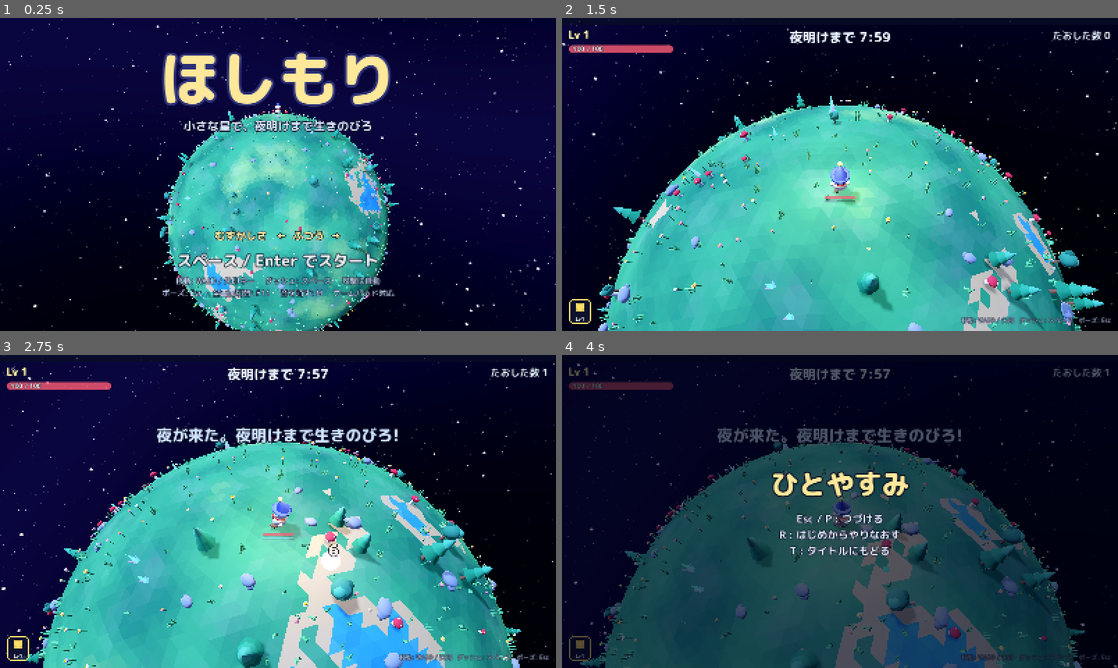
Above: before the commit, frames 1-4 (two rows, left to right).
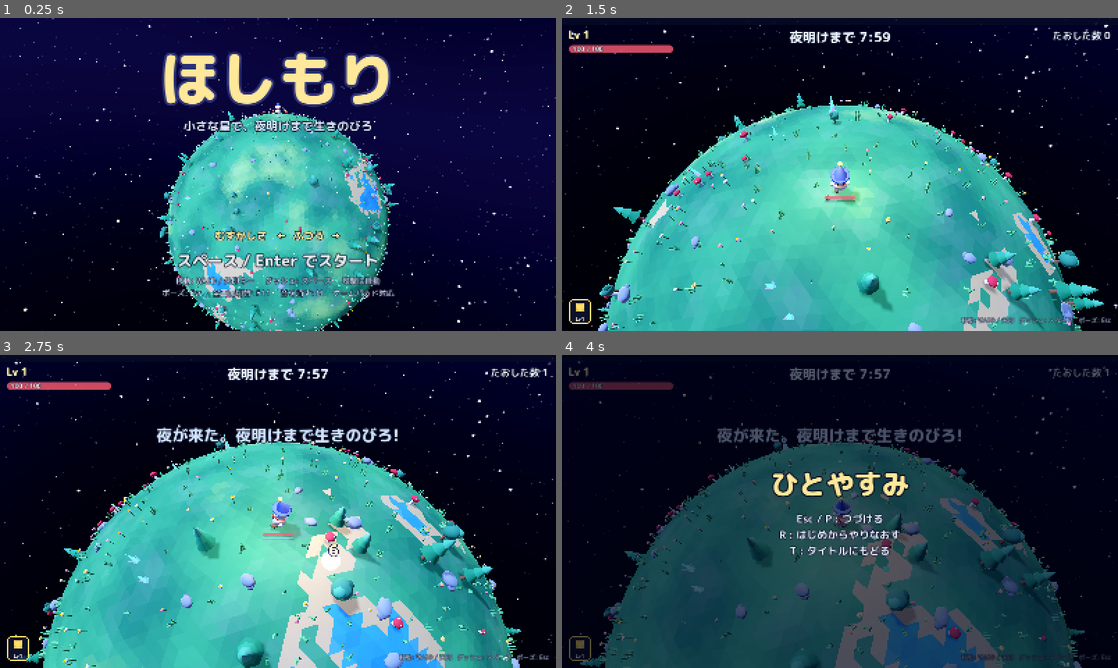
Above: after the commit, the same moments.

Repository: mujurin1/hoshimori
Game: Godot game, scene res://main.tscn
The game is run twice, just before and just after one commit, with the same random seed, the same clock (stepped at 60 frames per second) and the same inputs.
Inputs (mouse positions are in pixels of both pictures, inside the frame that each line leads up to):
- Up to frame 1 (0.25 s): no input
- Up to frame 2 (1.5 s): tap Enter at 0.5, 1.35 s; move the mouse to (962, 158) at 0.52 s; hold D 0.53-1.28 s; tap M at 0.6 s; click (962, 158) at 0.67 s; tap Space at 0.77 s; move the mouse to (728, 190) at 1.27 s; hold S from 1.28 s (still down)
- Up to frame 3 (2.75 s): tap Space at 1.52 s; move the mouse to (333, 442) at 2.02 s; release S at 2.03 s; hold D from 2.03 s (still down); tap Keypad Enter at 2.1 s
- Up to frame 4 (4 s): move the mouse to (812, 574) at 2.77 s; release D at 2.78 s; hold W 2.78-3.53 s; tap P at 2.85 s; click (812, 574) at 2.92 s; tap Space at 3.02, 3.5, 3.77 s; move the mouse to (1006, 558) at 3.52 s; hold A from 3.53 s (still down); tap Shift at 3.6 s

The runs differ from the first frame. In frame 1, 1.2% of the frame differs, in the area x 0-100%, y 0-100%; in frame 2, 3.8%; in frame 3, 22%; in frame 4, 0.4%.

Commit message:
星空の流れを遅くする
星空をカメラの回転に 75% ついて来させ、画面上で流れる速さを 4 分の 1 にした。宇宙に固定したままだと、走るたびに速く流れて目が疲れる

Co-Authored-By: Claude Fable 5.2 <noreply@anthropic.com>

Diff:
--- a/game/scripts/world.gd
+++ b/game/scripts/world.gd
@@ -3,12 +3,17 @@
 ## 惑星・空・光。ゲームの舞台そのもの。
 
 const R := 20.0
+# 星空がカメラの回転について来る割合。0 で宇宙に固定（走ると速く流れて目が疲れる）、1 で画面に貼り付く（走っている感じが無くなる）
+const SKY_FOLLOW := 0.75
 
 var env: Environment
 var sky_mat: ShaderMaterial
 var light: DirectionalLight3D
 var rng := RandomNumberGenerator.new()
 var dawn := 0.0
+var _sky_q := Quaternion.IDENTITY
+var _frame_q := Quaternion.IDENTITY
+var _frame_ready := false
 
 
 var compat := false
@@ -76,6 +81,15 @@
 	var ld := (-up * 1.0 + right * 0.5 - fwd * 0.35).normalized()
 	light.global_transform = Transform3D(Basis.looking_at(ld, fwd), Vector3.ZERO)
 	sky_mat.set_shader_parameter("glow_dir", (fwd * 0.9 + up * 0.15).normalized())
+	var q := Basis(right, up, -fwd).orthonormalized().get_rotation_quaternion()
+	if _frame_ready:
+		var delta := (q * _frame_q.inverse()).normalized()
+		# やり直しなどで向きが飛んだ時は、ついて来させない（星空が一気に回るのを避ける）
+		if delta.get_angle() < 0.5:
+			_sky_q = (Quaternion.IDENTITY.slerp(delta, SKY_FOLLOW) * _sky_q).normalized()
+	_frame_q = q
+	_frame_ready = true
+	sky_mat.set_shader_parameter("sky_rot", Basis(_sky_q).inverse())
 
 
 func rand_dir() -> Vector3:
--- a/game/shaders/sky.gdshader
+++ b/game/shaders/sky.gdshader
@@ -6,6 +6,8 @@
 uniform vec3 glow_dir = vec3(0.0, 0.0, -1.0);
 uniform vec3 glow_color : source_color = vec3(1.0, 0.55, 0.3);
 uniform float glow_amount = 0.0;
+// 星と帯を見る向きに掛ける回転。星空をカメラの回転に途中までついて来させて、画面上の流れを遅くする
+uniform mat3 sky_rot = mat3(1.0);
 
 float hash13(vec3 p) {
 	p = fract(p * 0.1031);
@@ -23,14 +25,16 @@
 }
 
 void sky() {
-	vec3 d = normalize(EYEDIR);
+	vec3 e = normalize(EYEDIR);
+	vec3 d = sky_rot * e;
 	// 天の川っぽい帯
 	float band = exp(-pow(d.y * 2.2 + 0.25 * sin(d.x * 3.0), 2.0));
 	vec3 col = mix(top_color, band_color, band);
 	float st = stars(d, 70.0, 0.965) * 2.6 + stars(d, 150.0, 0.95) * 1.2 + stars(d, 260.0, 0.93) * 0.5 * (0.5 + band);
 	vec3 scol = mix(vec3(0.75, 0.85, 1.0), vec3(1.0, 0.9, 0.75), hash13(floor(d * 70.0) + 7.0));
 	col += scol * st * star_amount;
-	float g = max(dot(d, normalize(glow_dir)), 0.0);
+	// 夜明けの光は、回していない向きで見る（光の差す方向を画面の奥に保つため）
+	float g = max(dot(e, normalize(glow_dir)), 0.0);
 	col = mix(col, glow_color, clamp(pow(g, 3.5) * glow_amount, 0.0, 1.0));
 	col += glow_color * pow(g, 24.0) * glow_amount * 1.5;
 	COLOR = col;
Not shown, changed: docs/index.pck
